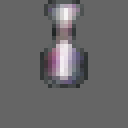
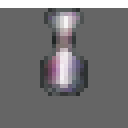
Revision of a layered 128 x 128 image; what changed, layer by layer:
painted on "Background copy #1" over [44,4,84,92]
painted on "Background copy" over [0,0,128,92]
painted on "Background" over [40,0,88,96]
